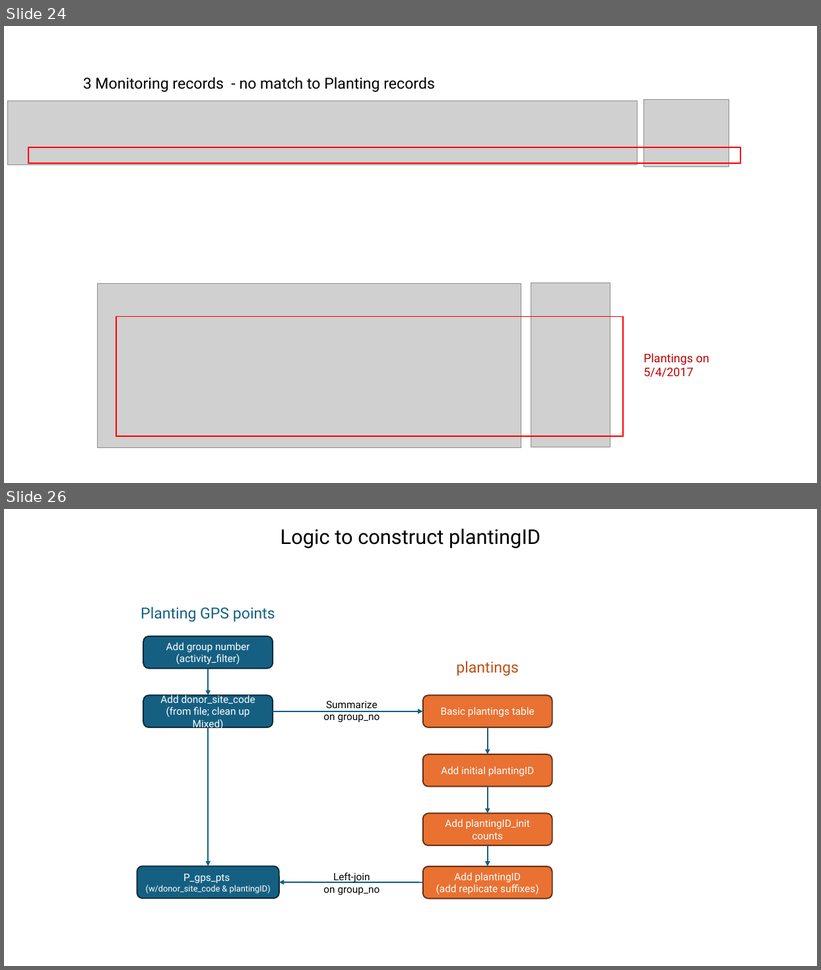
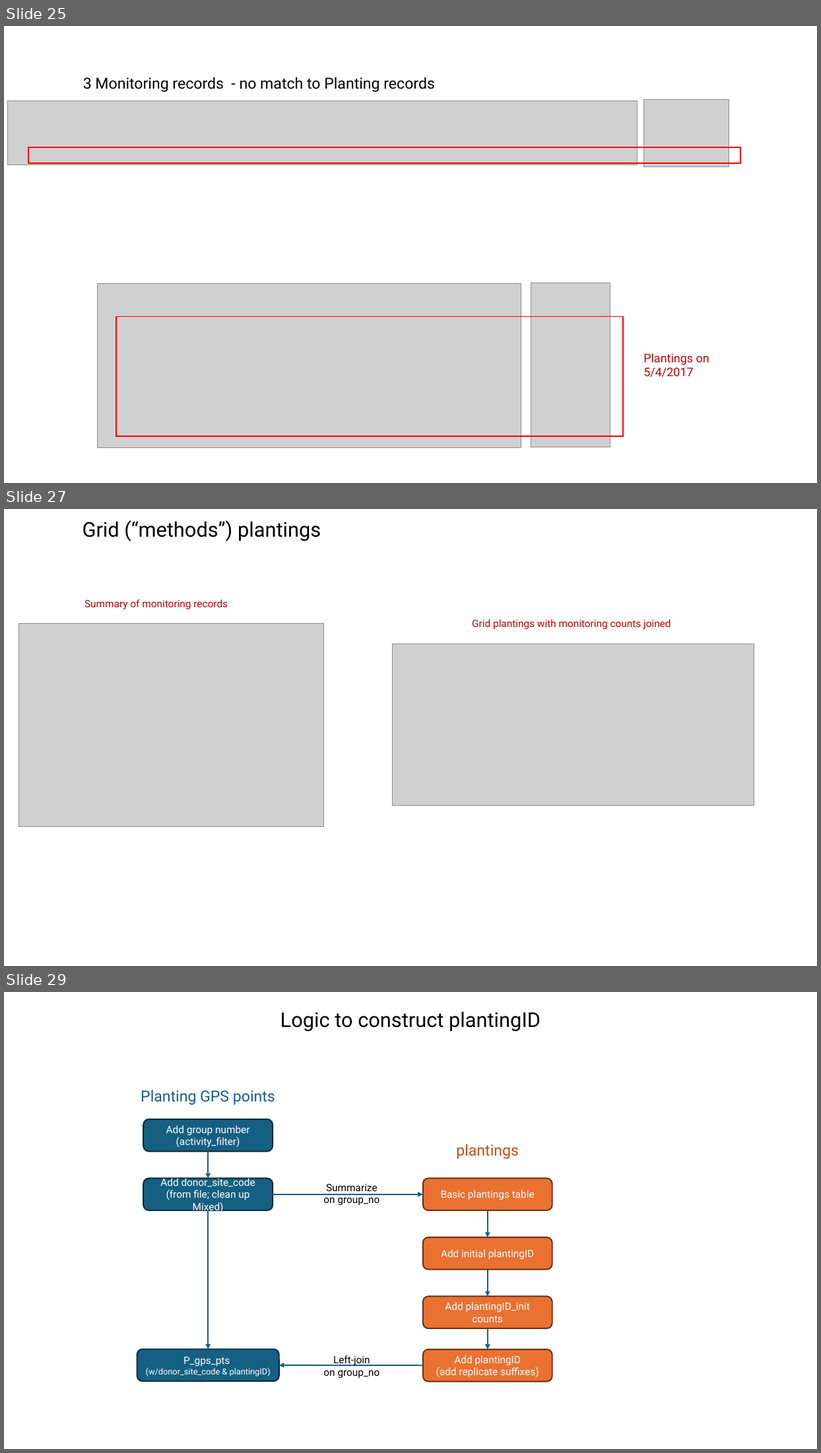
Before and after one commit to WA-Nearshore/seagrass-restoration-processing, a slide deck: docs/seagrass_restoration_storymap_notes.pptx. Shown one above the other, each under a label of ours: slides 24 and 26 before the commit, slides 25, 27 and 29 after it; the slides between them are not shown. The pictures are 821x970 and 821x1453 pixels, drawn with LibreOffice and Linux fonts; fonts in the diff are those of the drawing; grey boxes stand for pictures. Boxes give left, top, right and bottom in pixels: in the first picture for what was removed or moved away, otherwise in the second. Text is boxed around its words. In the diff, an @@ line names an element or a change of style, - is before the commit and + after.

Commit message:
Extracting structure in monitoring data and BESE/grid

```diff
--- a/docs/seagrass_restoration_storymap_notes.pptx
+++ b/docs/seagrass_restoration_storymap_notes.pptx
@@ slide 27 added at (4,509,817,966), background #FFFFFF @@
@@ text added at (83,520,321,541), 24 pt, text #000000 @@
+Grid (“methods”) plantings
@@ text added at (85,599,228,610), 12 pt, text #C00000 @@
+Summary of monitoring records
@@ picture added at (19,624,324,827) @@
@@ text added at (472,619,671,630), 12 pt, text #C00000 @@
+Grid plantings with monitoring counts joined
@@ picture added at (393,644,754,806) @@
@@ what was slide 24 is now slide 25 @@
@@ what was slide 26 is now slide 29 @@
```
Also in this commit, not shown: 3 slides changed, 2 other slides added, 8 other files.
